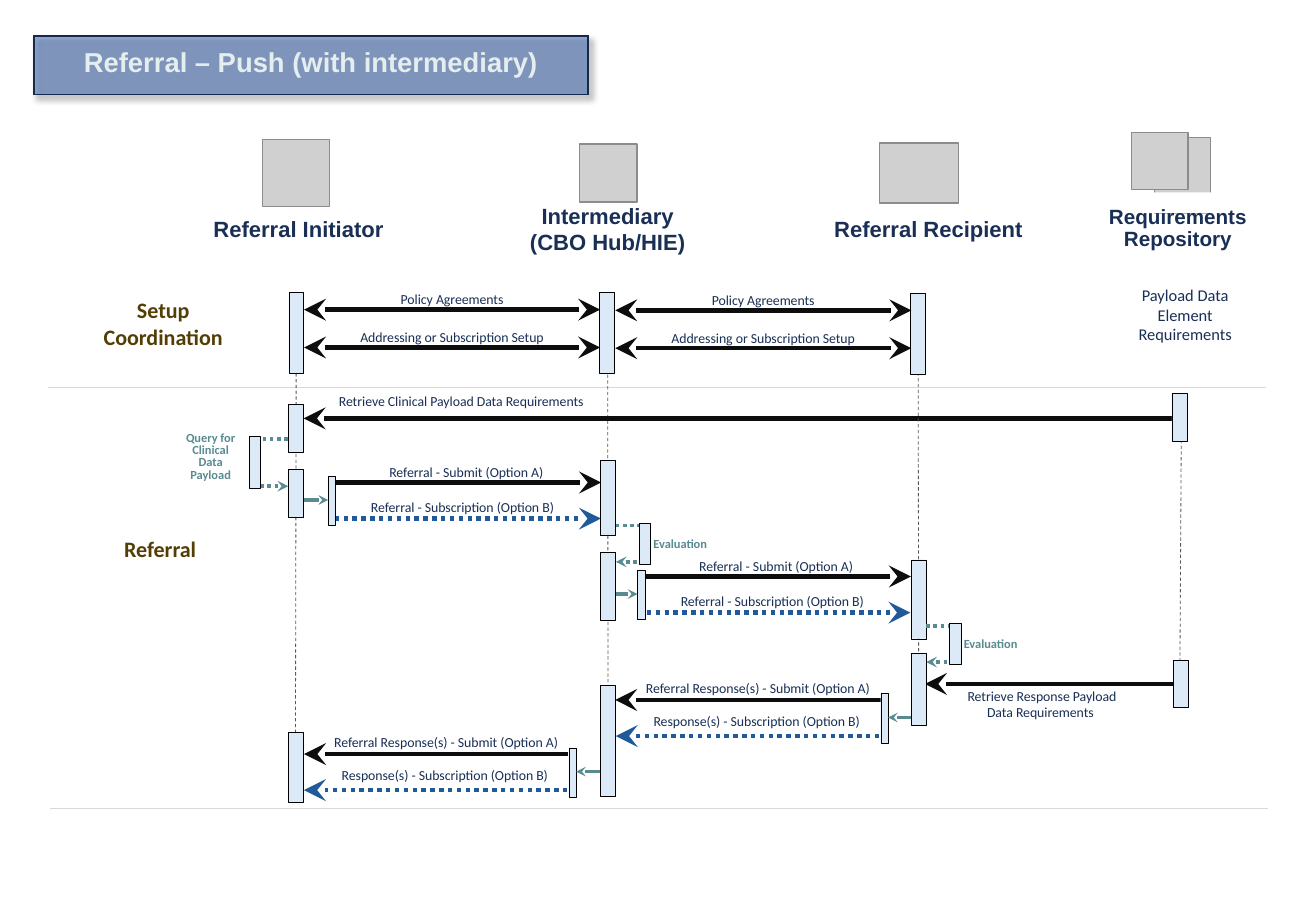
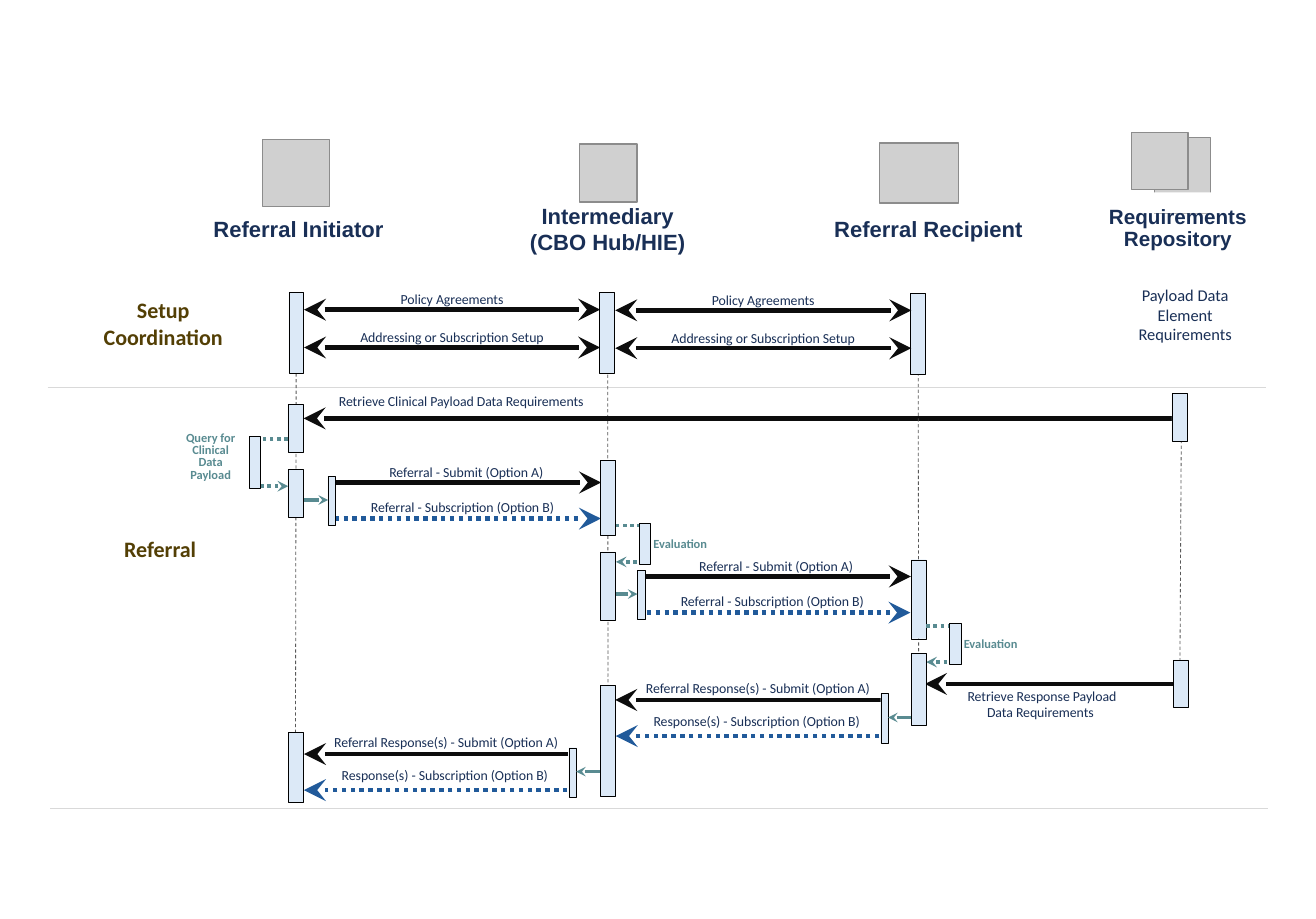
Before and after one commit to HL7/bser, a slide deck: slide 3 of input/imagesourcefiles/BSeR Flow Diagrams - V7.pptx. Drawn at 1316x919 pixels with LibreOffice and Linux fonts; fonts in the diff are those of the drawing; grey boxes stand for pictures. Boxes give left, top, right and bottom in pixels: in the first picture for what was removed or moved away, otherwise in the second. Text is boxed around its words. In the diff, an @@ line names an element or a change of style, - is before the commit and + after.

```diff
--- a/input/imagesourcefiles/BSeR Flow Diagrams - V7.pptx
+++ b/input/imagesourcefiles/BSeR Flow Diagrams - V7.pptx
@@ rectangle removed at [34,36,587,95] @@
@@ text removed at [84,52,537,78] @@
-Referral – Push (with intermediary)
```
Also in this commit, not shown: 1 other slide changed, 5 other files.
